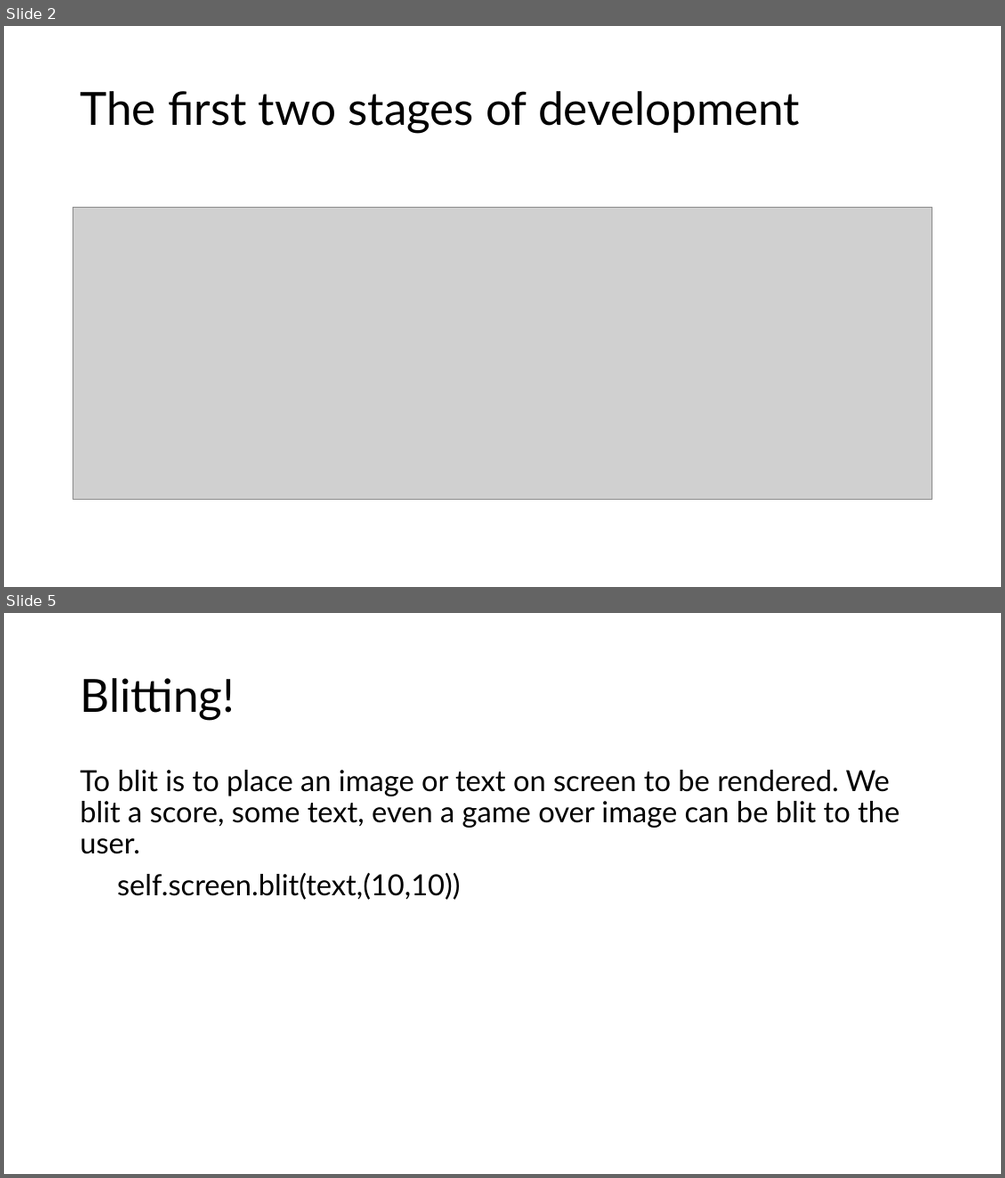
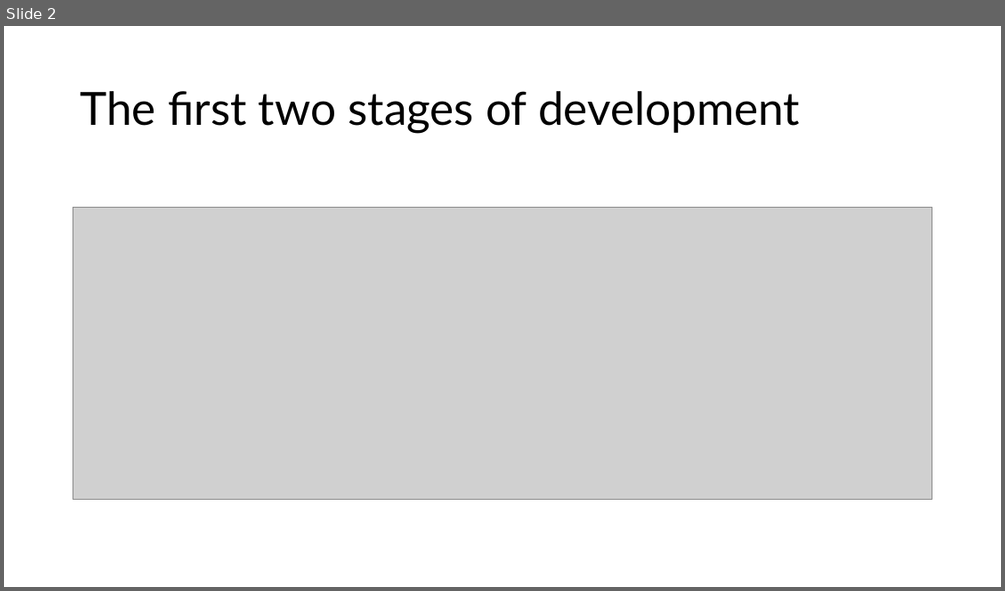
Before and after one commit to HoloJem/snake-game, a slide deck: presentation/The main lesson.pptx. Shown one above the other, each under a label of ours: slides 2 and 5 before the commit, slide 2 after it; the slides between them are not shown. The pictures are 1005x1178 and 1005x591 pixels, drawn with LibreOffice and Linux fonts; fonts in the diff are those of the drawing; grey boxes stand for pictures. Boxes give left, top, right and bottom in pixels: in the first picture for what was removed or moved away, otherwise in the second. Text is boxed around its words. In the diff, an @@ line names an element or a change of style, - is before the commit and + after.

```diff
--- a/presentation/The main lesson.pptx
+++ b/presentation/The main lesson.pptx
@@ slide 5 removed at (4, 613, 1001, 1174), background #FFFFFF @@
@@ title removed at (80, 678, 235, 720) @@
-Blitting!
@@ text removed at (80, 770, 899, 900) @@
-To blit is to place an image or text on screen to be rendered. We blit a score, some text, even a game over image can be blit to the user.
-self.screen.blit(text,(10,10))
```
Also in this commit, not shown: 3 slides changed, 1 slide added, 1 other slide removed, 3 other files.
